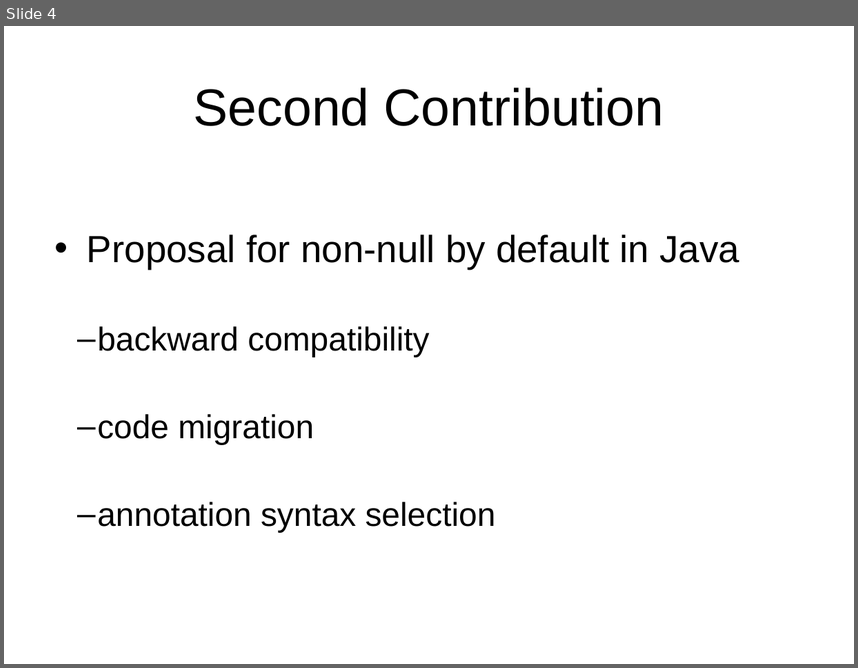
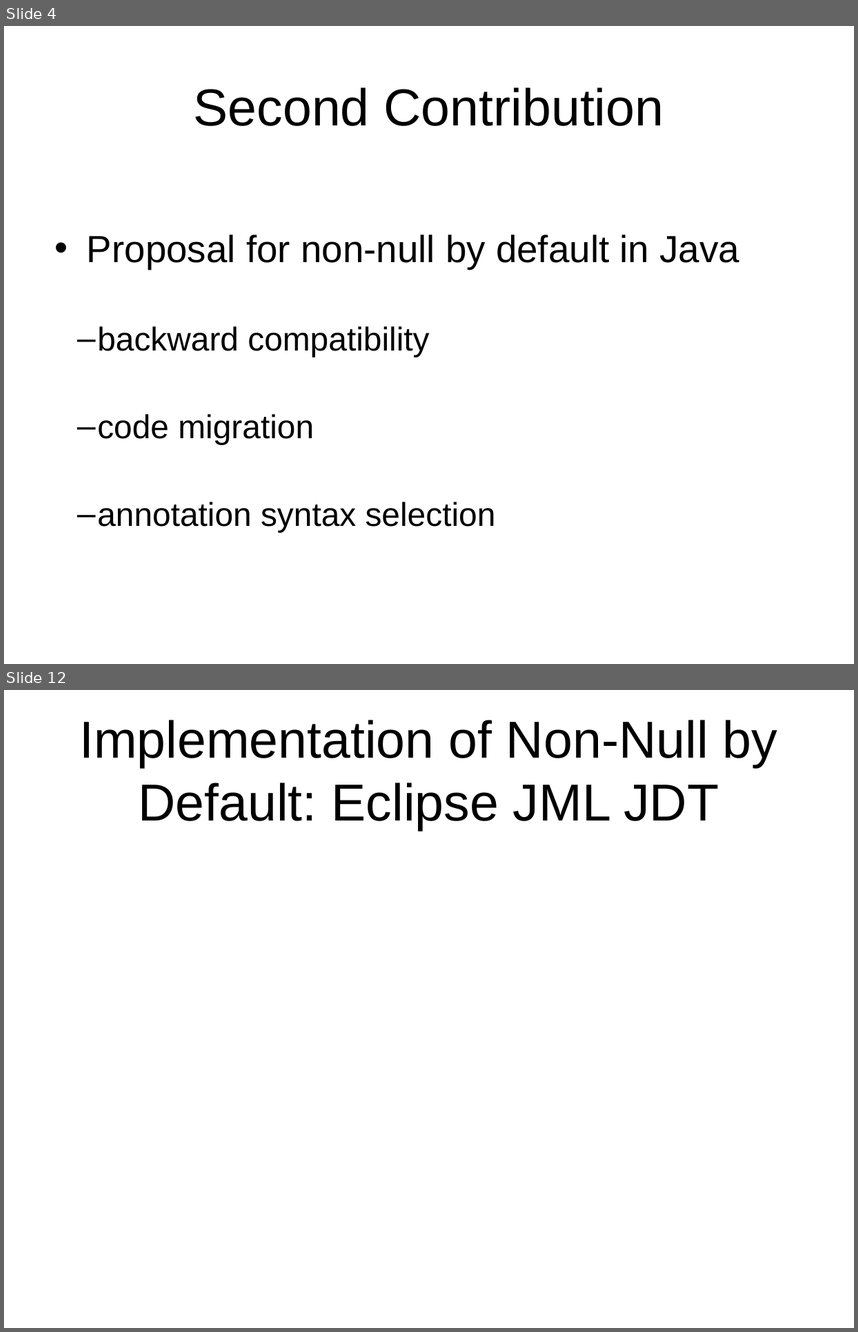
Before and after one commit to xiaohe27/Papers4Courses, a slide deck: CS527/Presentation/Non-Null-By-Default.ppt. Shown one above the other, each under a label of ours: slide 4 before the commit, slides 4 and 12 after it; the slides between them are not shown. The pictures are 858x668 and 858x1332 pixels, drawn with LibreOffice and Linux fonts; fonts in the diff are those of the drawing. Boxes give left, top, right and bottom in pixels: in the first picture for what was removed or moved away, otherwise in the second. Text is boxed around its words. In the diff, an @@ line names an element or a change of style, - is before the commit and + after.

```diff
--- a/CS527/Presentation/Non-Null-By-Default.ppt
+++ b/CS527/Presentation/Non-Null-By-Default.ppt
@@ slide 12 added at (4, 690, 854, 1328), background #FFFFFF @@
@@ title added at (79, 720, 777, 830), 44 pt, text #000000 @@
+Implementation of Non-Null by Default: Eclipse JML JDT
```
Also in this commit, not shown: 1 slide changed, 7 other slides added, 8 other files.
